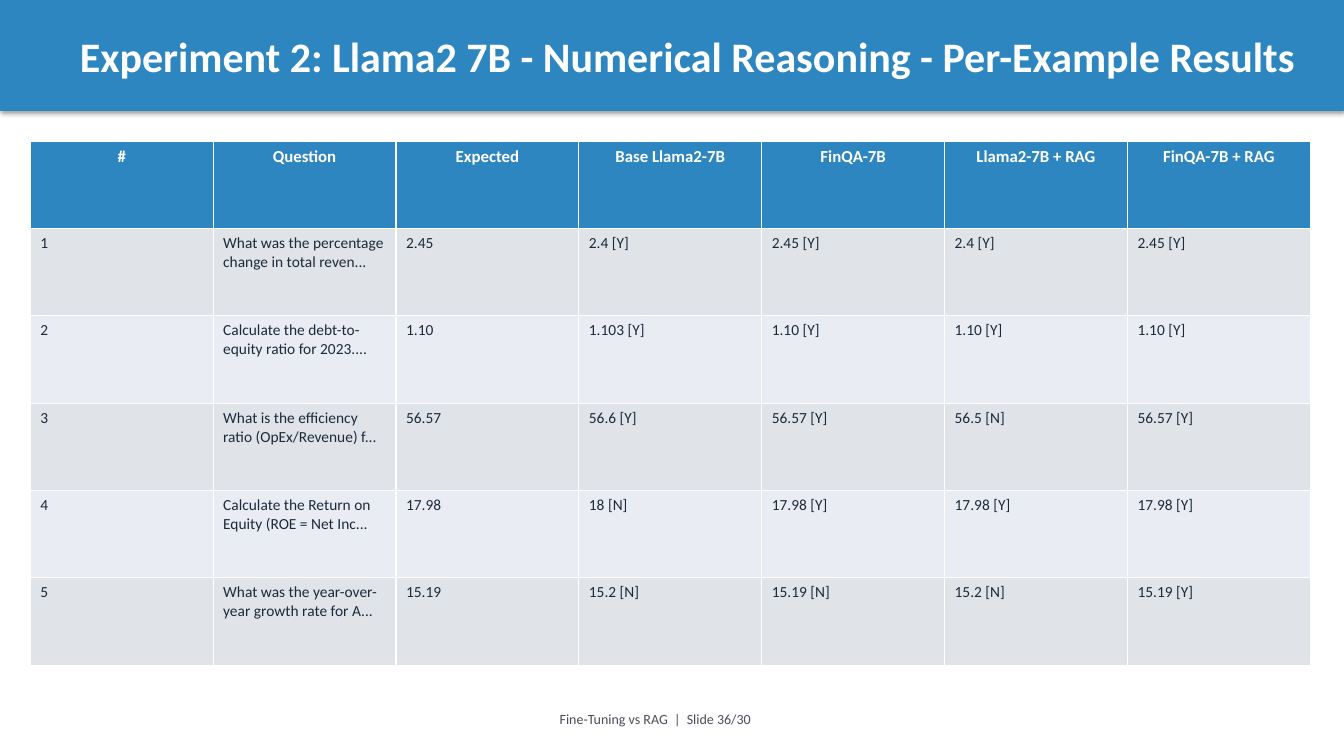
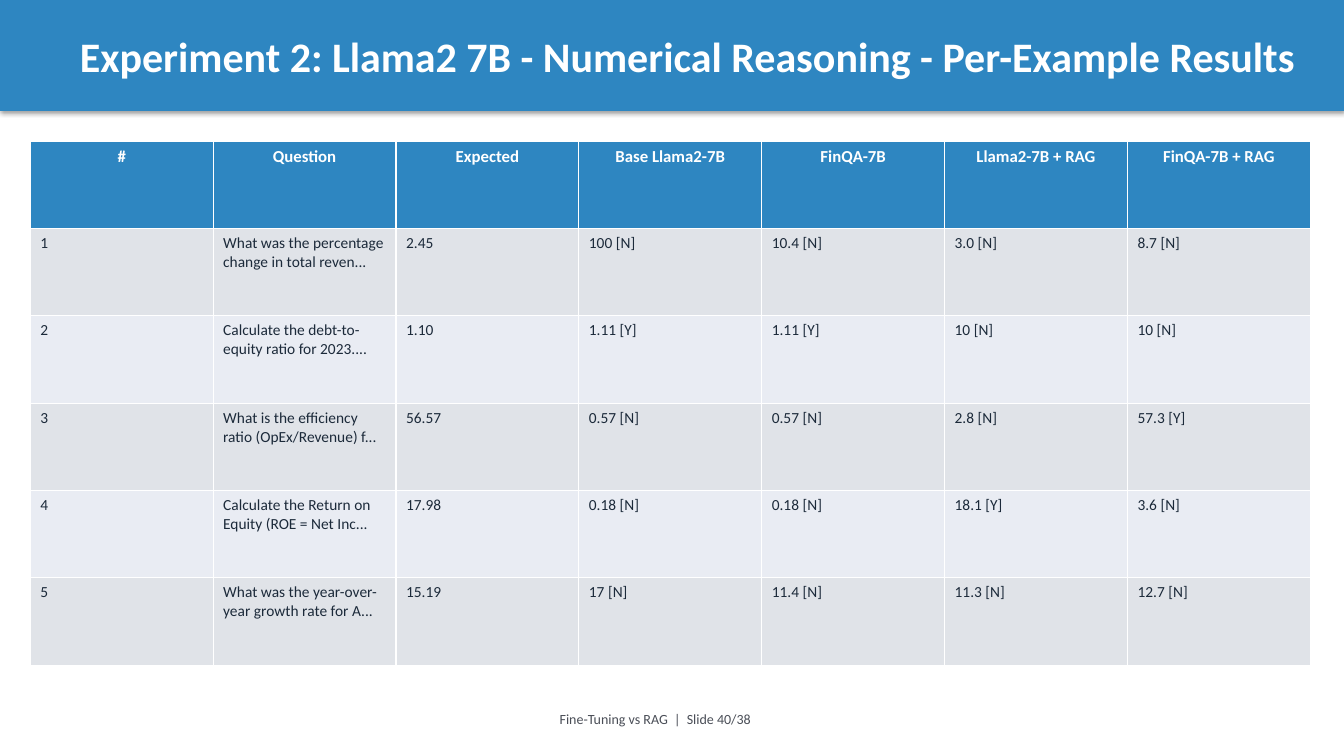
Before and after one commit to intelliswarm-ai/finetune-vs-rag, a slide deck: slide 40 of presentation.pptx (slide 36 before the commit). Drawn at 1344x756 pixels with LibreOffice and Linux fonts; fonts in the diff are those of the drawing. Boxes give left, top, right and bottom in pixels: in the first picture for what was removed or moved away, otherwise in the second. Text is boxed around its words. In the diff, an @@ line names an element or a change of style, - is before the commit and + after.

```diff
--- a/presentation.pptx
+++ b/presentation.pptx
@@ table at (x1=30, y1=141, x2=1308, y2=665) @@
-row 2: 1 | What was the percentage change in total reven... | 2.45 | 2.4 [Y] | 2.45 [Y] | 2.4 [Y] | 2.45 [Y]
+row 2: 1 | What was the percentage change in total reven... | 2.45 | 100 [N] | 10.4 [N] | 3.0 [N] | 8.7 [N]
-row 3: 2 | Calculate the debt-to-equity ratio for 2023.... | 1.10 | 1.103 [Y] | 1.10 [Y] | 1.10 [Y] | 1.10 [Y]
+row 3: 2 | Calculate the debt-to-equity ratio for 2023.... | 1.10 | 1.11 [Y] | 1.11 [Y] | 10 [N] | 10 [N]
-row 4: 3 | What is the efficiency ratio (OpEx/Revenue) f... | 56.57 | 56.6 [Y] | 56.57 [Y] | 56.5 [N] | 56.57 [Y]
+row 4: 3 | What is the efficiency ratio (OpEx/Revenue) f... | 56.57 | 0.57 [N] | 0.57 [N] | 2.8 [N] | 57.3 [Y]
-row 5: 4 | Calculate the Return on Equity (ROE = Net Inc... | 17.98 | 18 [N] | 17.98 [Y] | 17.98 [Y] | 17.98 [Y]
+row 5: 4 | Calculate the Return on Equity (ROE = Net Inc... | 17.98 | 0.18 [N] | 0.18 [N] | 18.1 [Y] | 3.6 [N]
-row 6: 5 | What was the year-over-year growth rate for A... | 15.19 | 15.2 [N] | 15.19 [N] | 15.2 [N] | 15.19 [Y]
+row 6: 5 | What was the year-over-year growth rate for A... | 15.19 | 17 [N] | 11.4 [N] | 11.3 [N] | 12.7 [N]
@@ text at (x1=560, y1=714, x2=751, y2=727): text changed @@
-Fine-Tuning vs RAG | Slide 36/30
+Fine-Tuning vs RAG | Slide 40/38
```
Also in this commit, not shown: 39 other slides changed, 6 slides added, 8 other files.
